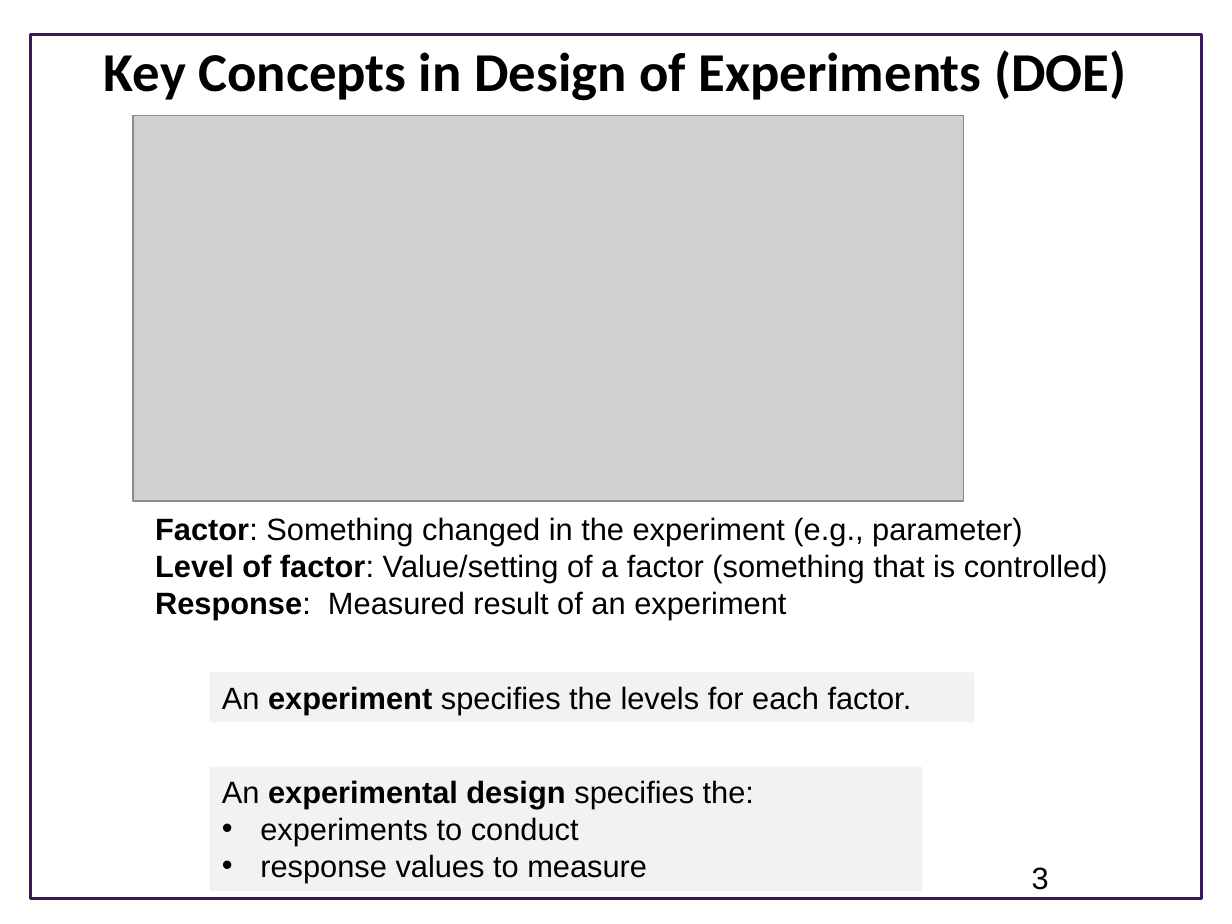
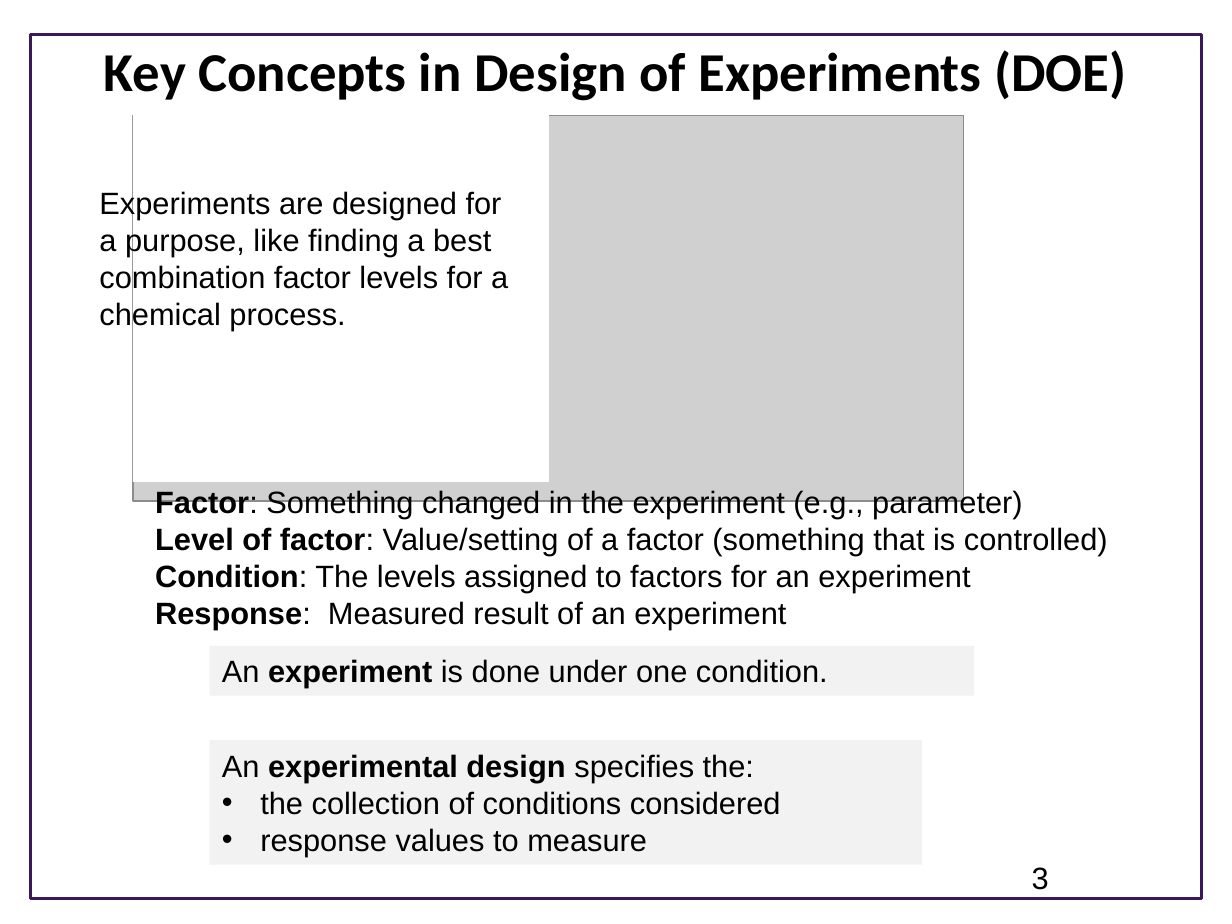
Before and after one commit to ModelEngineering/BIOEN-437, a slide deck: slide 3 of Lectures/Design-Of-Experiments/doe_overview.pptx. Drawn at 1232x924 pixels with LibreOffice and Linux fonts; fonts in the diff are those of the drawing; grey boxes stand for pictures; background and template pictures are left out. Boxes give left, top, right and bottom in pixels: in the first picture for what was removed or moved away, otherwise in the second. Text is boxed around its words. In the diff, an @@ line names an element or a change of style, - is before the commit and + after.

Commit message:
Updated slides

```diff
--- a/Lectures/Design-Of-Experiments/doe_overview.pptx
+++ b/Lectures/Design-Of-Experiments/doe_overview.pptx
@@ rectangle added at [133,113,549,482], fill #FFFFFF @@
@@ text added at [99,190,508,331], 18 pt, text #000000 @@
+Experiments are designed for a purpose, like finding a best combination factor levels for a chemical process.
@@ text "Factor: Something changed in the ...": place and size @@
-text "Factor: Something changed in the ..." at [155,517,1108,619]
+text "Factor: Something changed in the ..." at [155,489,1108,630]
@@ text at [155,564,970,593]: paragraph added @@
+Condition: The levels assigned to factors for an experiment
@@ rectangle "An experiment is done under ...": place and size @@
-rectangle "An experiment is done under ..." at [209,673,975,722]
+rectangle "An experiment is done under ..." at [209,646,975,695]
@@ text in rectangle at [222,659,828,688]: text changed @@
-An experiment specifies the levels for each factor.
+An experiment is done under one condition.
@@ rectangle "An experimental design specifies the:": place and size @@
-rectangle "An experimental design specifies the:" at [209,766,922,891]
+rectangle "An experimental design specifies the:" at [209,740,922,865]
@@ text in rectangle at [260,791,781,815]: text changed @@
-• experiments to conduct
+• the collection of conditions considered
```
Also in this commit, not shown: 9 other slides changed, 2 slides added, 3 slides removed.
